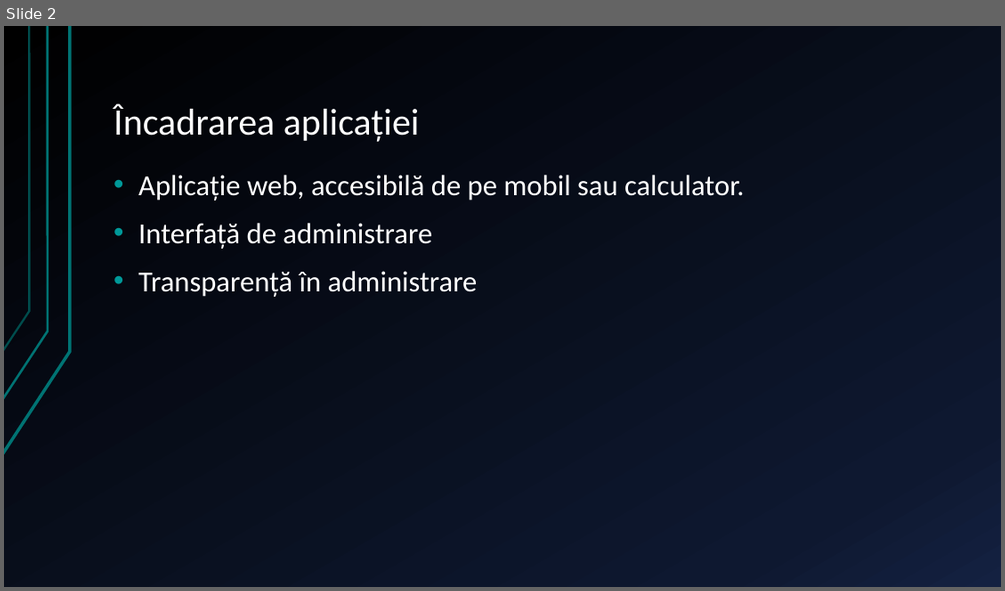
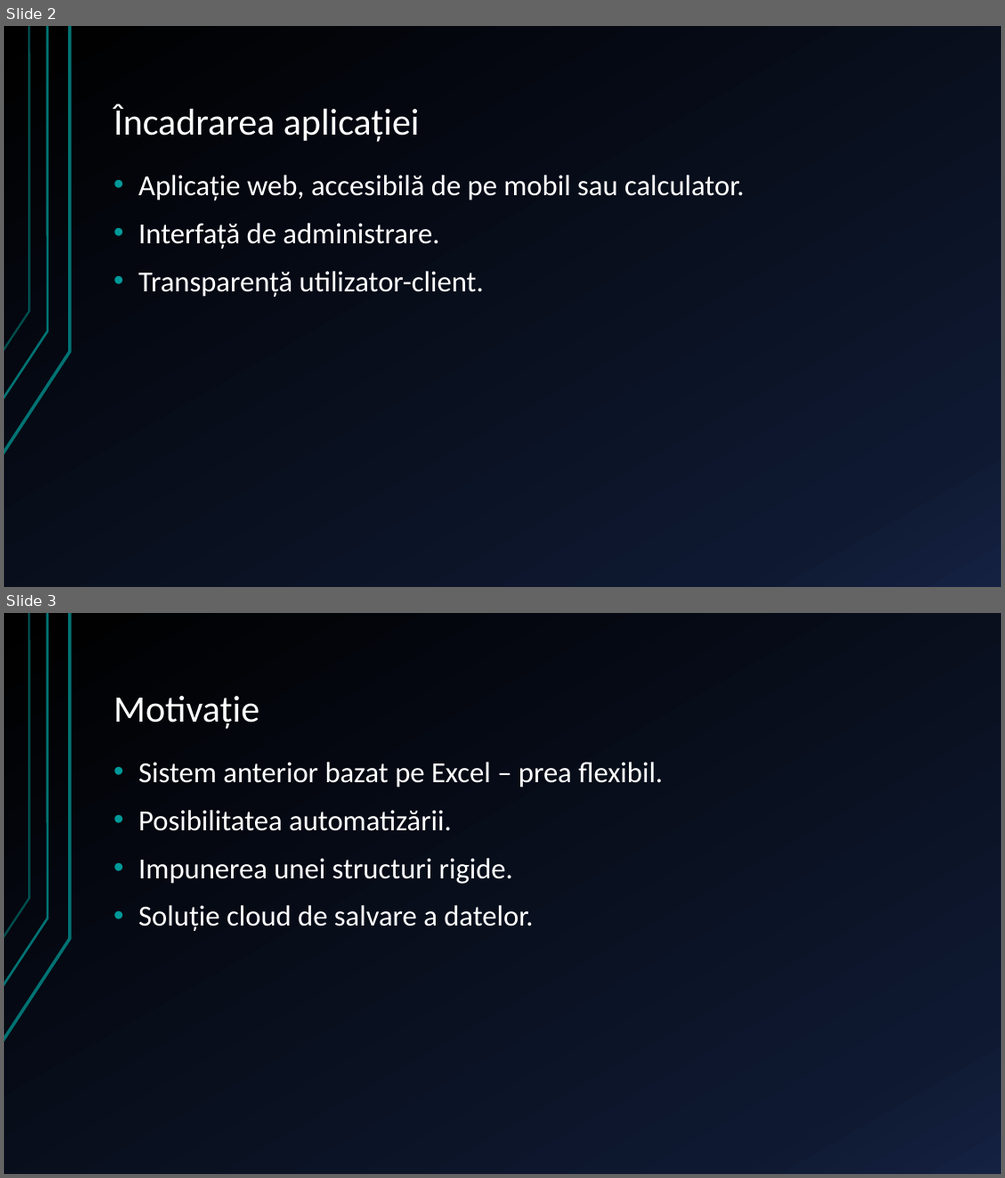
Before and after one commit to xiodine32/licenta_unibuc, a slide deck: prezentare.pptx. Shown one above the other, each under a label of ours: slide 2 before the commit, slides 2 and 3 after it. The pictures are 1005x591 and 1005x1178 pixels, drawn with LibreOffice and Linux fonts; fonts in the diff are those of the drawing. Boxes give left, top, right and bottom in pixels: in the first picture for what was removed or moved away, otherwise in the second. Text is boxed around its words. In the diff, an @@ line names an element or a change of style, - is before the commit and + after.

```diff
--- a/prezentare.pptx
+++ b/prezentare.pptx
@@ slide 3 added at (x1=4, y1=613, x2=1001, y2=1174), background gradient #000000 to #0F1931 to #142242; not listed: 3 template elements that a slide beside it also shows @@
@@ title added at (x1=113, y1=696, x2=259, y2=729), 36 pt, text #FFFFFF @@
+Motivație
@@ text added at (x1=138, y1=762, x2=663, y2=931), 28 pt, text #FFFFFF @@
+• Sistem anterior bazat pe Excel – prea flexibil.
+• Posibilitatea automatizării.
+• Impunerea unei structuri rigide.
+• Soluție cloud de salvare a datelor.
@@ slide 2 changed as well @@
@@ text at (x1=138, y1=223, x2=484, y2=297): text changed @@
-• Interfață de administrare
-• Transparență în administrare
+• Interfață de administrare.
+• Transparență utilizator-client.
```
Also in this commit, not shown: 1 other slide changed, 9 other slides added, 9 slides removed, 1 other file.
